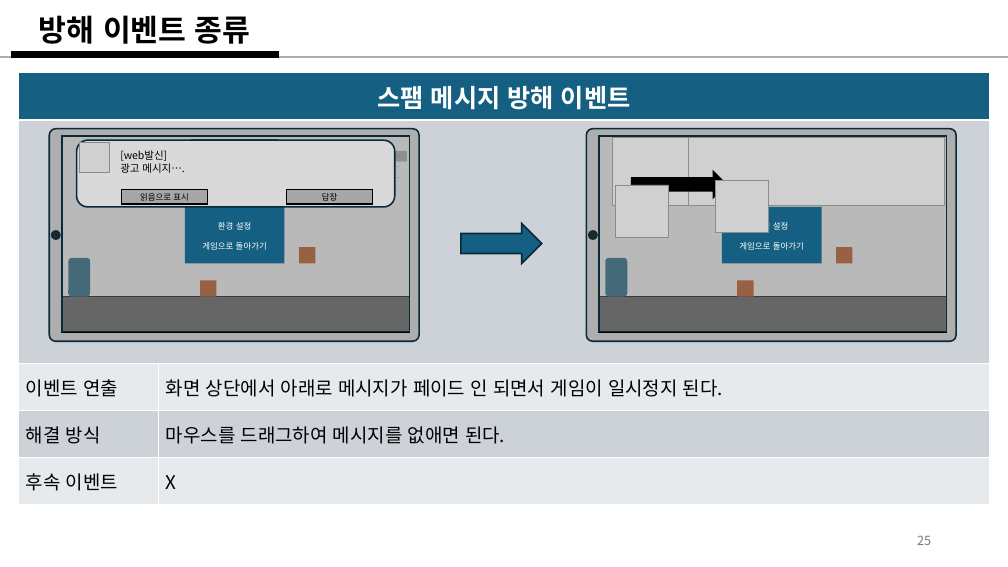
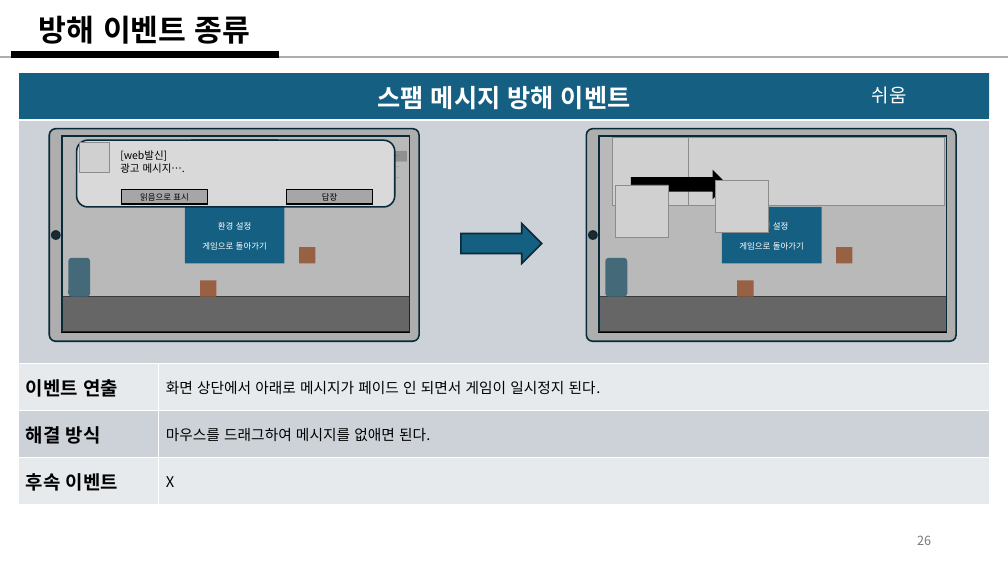
Before and after one commit to weariness00/Mandle_10Minute_Game, a slide deck: slide 26 of document/Please Leave me alone!.pptx (slide 25 before the commit). Drawn at 1008x567 pixels with LibreOffice and Linux fonts; fonts in the diff are those of the drawing; grey boxes stand for pictures. Boxes give left, top, right and bottom in pixels: in the first picture for what was removed or moved away, otherwise in the second. Text is boxed around its words. In the diff, an @@ line names an element or a change of style, - is before the commit and + after.

Commit message:
20250203_기획_update
- 방해 이벤트 상세 기획서

```diff
--- a/document/Please Leave me alone!.pptx
+++ b/document/Please Leave me alone!.pptx
@@ table at box(18, 72, 990, 504) @@
@@ bold on in "이벤트 연출", "해결 방식", "후속 이벤트" @@
@@ size 18 to 14 pt in "화면 상단에서 아래로 메시지가 페이드 인 되면서 ...", "마우스를 드래그하여 메시지를 없애면 된다.", "X" @@
@@ rectangle added at box(789, 73, 989, 116), fill #156082, 18 pt, text #FFFFFF @@
+쉬움
@@ page number at box(917, 535, 931, 545): text changed @@
-25
+26
```
Also in this commit, not shown: 3 other slides changed, 3 slides added, 1 other file.
